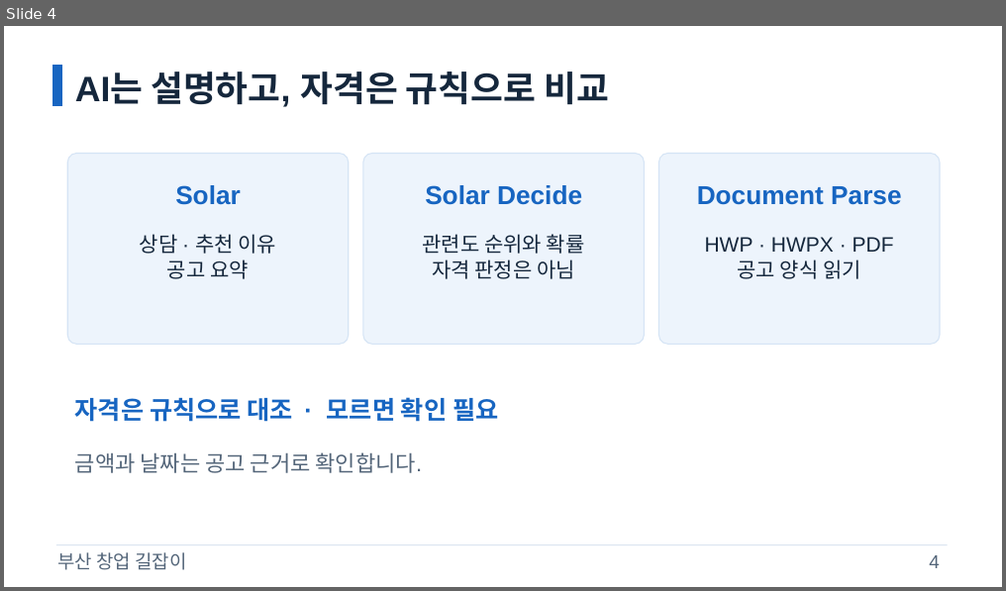
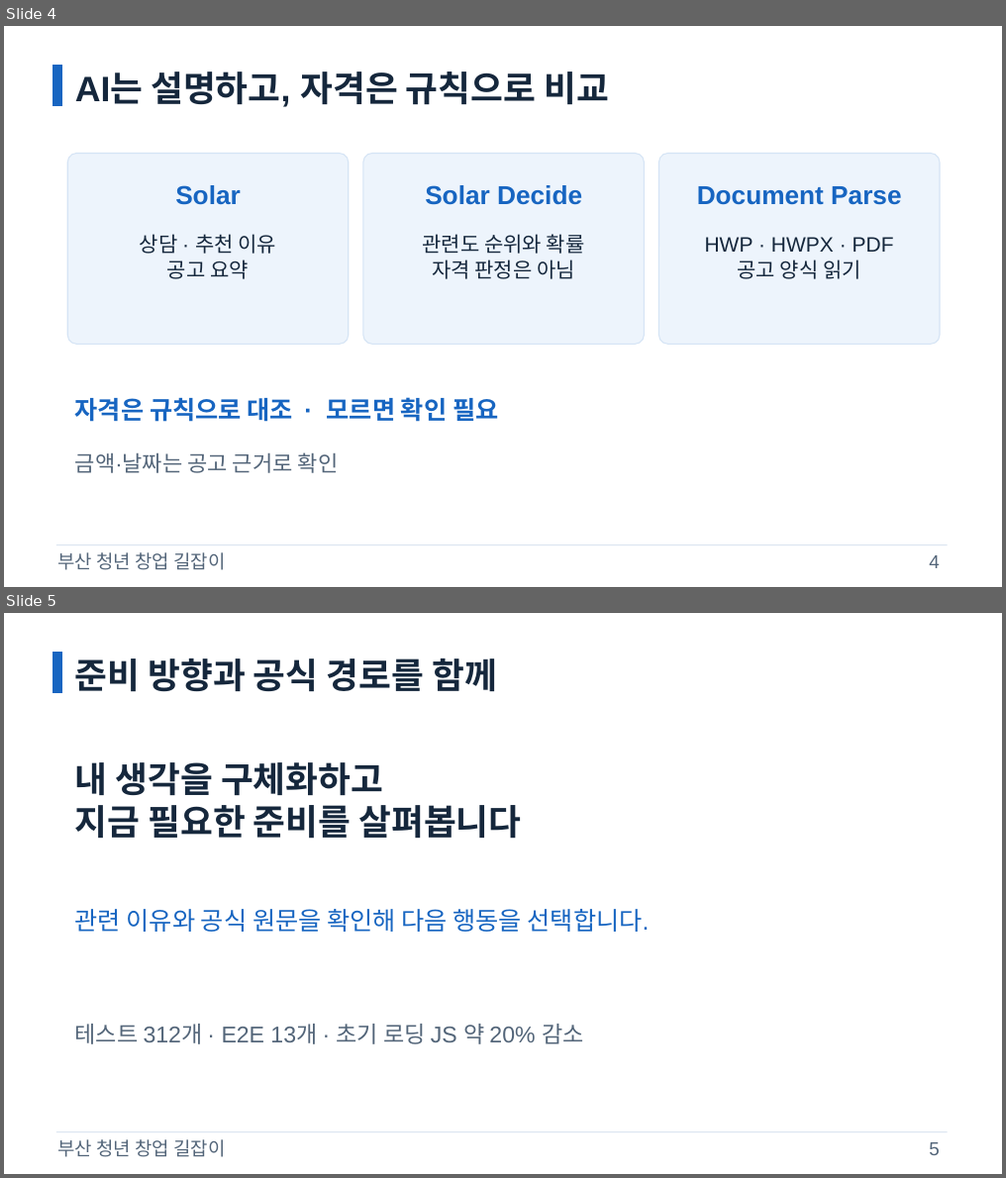
Before and after one commit to samsepi0l-1337/hackaton, a slide deck: docs/presentation/gil-pitch.pptx. Shown one above the other, each under a label of ours: slide 4 before the commit, slides 4 and 5 after it. The pictures are 1006x591 and 1006x1178 pixels, drawn with LibreOffice and Linux fonts; fonts in the diff are those of the drawing. Boxes give left, top, right and bottom in pixels: in the first picture for what was removed or moved away, otherwise in the second. Text is boxed around its words. In the diff, an @@ line names an element or a change of style, - is before the commit and + after.

```diff
--- a/docs/presentation/gil-pitch.pptx
+++ b/docs/presentation/gil-pitch.pptx
@@ slide 5 added at [4, 613, 1002, 1174], background #FFFFFF @@
@@ rectangle added at [53, 652, 62, 693], fill #1765C1, outline #1765C1 1 pt @@
@@ text added at [75, 659, 497, 692], 34 pt, text #15273C, bold @@
+준비 방향과 공식 경로를 함께
@@ text added at [75, 762, 521, 839], 34 pt, text #15273C, bold @@
+내 생각을 구체화하고
+지금 필요한 준비를 살펴봅니다
@@ text added at [75, 909, 649, 932], 24 pt, text #1765C1 @@
+관련 이유와 공식 원문을 확인해 다음 행동을 선택합니다.
@@ text added at [75, 1024, 583, 1045], 22 pt, text #536579 @@
+테스트 312개 · E2E 13개 · 초기 로딩 JS 약 20% 감소
@@ line added from (56, 1133) to (947, 1133), #DBE5F0 1 pt @@
@@ text added at [57, 1140, 225, 1157], 18 pt, text #536579 @@
+부산 청년 창업 길잡이
@@ text added at [929, 1143, 940, 1156], 18 pt, text #536579 @@
+5
@@ slide 4 changed as well @@
@@ text at [75, 453, 339, 473]: text changed @@
-금액과 날짜는 공고 근거로 확인합니다.
+금액·날짜는 공고 근거로 확인
@@ text at [57, 553, 225, 570]: text changed @@
-부산 창업 길잡이
+부산 청년 창업 길잡이
```
Also in this commit, not shown: 4 other slides changed, 1 slide removed, 4 other files.
